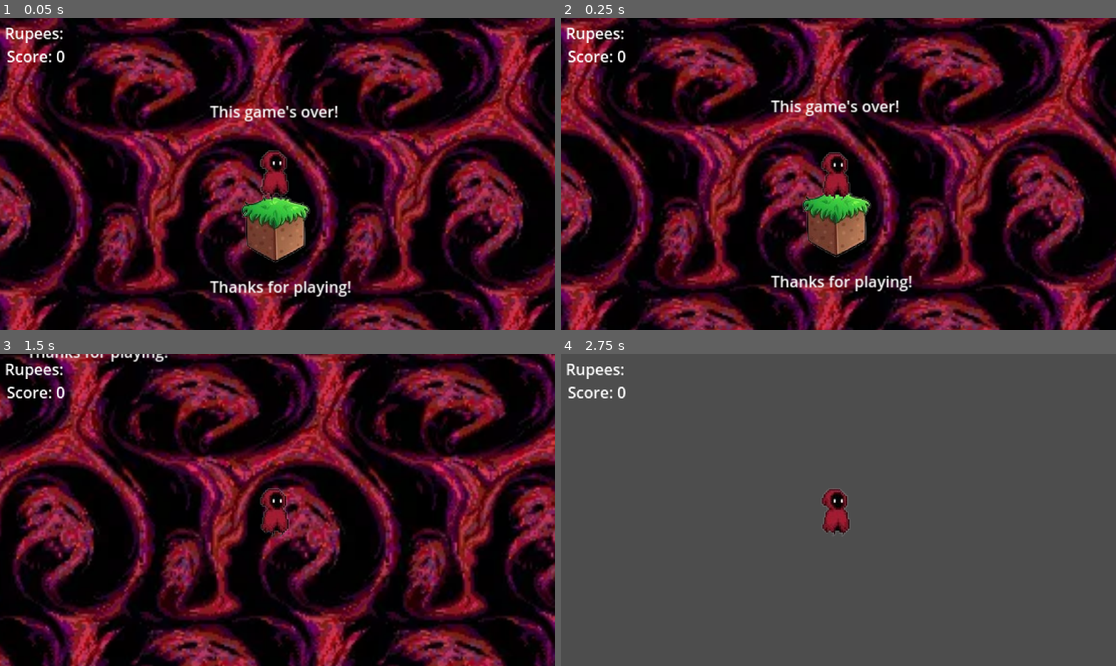
Above: before the commit, frames 1-4 (two rows, left to right).
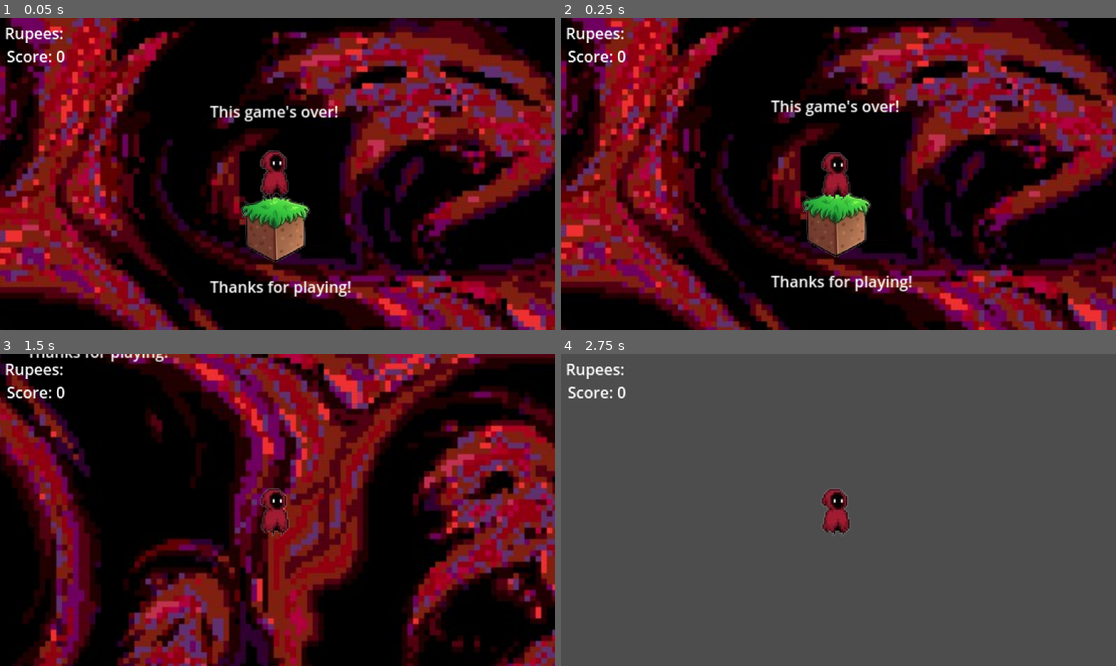
Above: after the commit, the same moments.

Repository: juan-hernandez-96/Final-Project
Game: Godot game, scene res://Scenes/nivel3.tscn
The game is run twice, just before and just after one commit, with the same random seed, the same clock (stepped at 60 frames per second) and the same inputs. This scene is started directly instead of the project's main scene.
Inputs:
- Up to frame 1 (0.05 s): no input
- Up to frame 2 (0.25 s): no input
- Up to frame 3 (1.5 s): hold Right (ui_right) from 0.53 s (still down); tap Up (ui_up) at 0.77 s
- Up to frame 4 (2.75 s): tap Up (ui_up) at 1.52 s; release Right (ui_right) at 2.03 s; hold Left (ui_left) from 2.03 s (still down)

The runs differ from the first frame. In frame 1, 75% of the frame differs, in the area x 0-100%, y 0-100%; in frame 2, 75%; in frame 3, 73%; in frame 4, nothing differs.

Commit message:
Nivel-final

Diff:
--- a/Scenes/nivel3.tscn
+++ b/Scenes/nivel3.tscn
@@ -1,7 +1,7 @@
 [gd_scene load_steps=6 format=3 uid="uid://caqgml187ij1b"]
 
-[ext_resource type="Texture2D" uid="uid://imqnvg075f51" path="res://Images/gygas.webp" id="1_bw2je"]
 [ext_resource type="AudioStream" uid="uid://bvmt8rvndviwj" path="res://Music/Sonic music.mp3" id="2_28t4s"]
+[ext_resource type="Texture2D" uid="uid://4n8ao2ugm8nf" path="res://Images/gygas.jpg" id="2_x8gd2"]
 [ext_resource type="PackedScene" uid="uid://b8576j60qiof1" path="res://Scenes/block.tscn" id="4_28t4s"]
 [ext_resource type="PackedScene" uid="uid://ckxad18w3ww7g" path="res://Scenes/mega.tscn" id="5_x8gd2"]
 
@@ -16,14 +16,14 @@
 autoplay = true
 
 [node name="Sprite2D" type="Sprite2D" parent="."]
-position = Vector2(-1002, 169)
-scale = Vector2(1.99592, 2.1165)
-texture = ExtResource("1_bw2je")
+position = Vector2(-1157, -18)
+scale = Vector2(1.44588, 1.47029)
+texture = ExtResource("2_x8gd2")
 
 [node name="Area2D" type="Area2D" parent="."]
 
 [node name="CollisionShape2D" type="CollisionShape2D" parent="Area2D"]
-position = Vector2(391.5, 431.5)
+position = Vector2(-1221, 507)
 shape = SubResource("RectangleShape2D_sluur")
 
 [node name="dirtblock" parent="." instance=ExtResource("4_28t4s")]
Binary file added: images/gygas.jpg
Not shown, changed: images/gygas.jpg.import
Binary file removed: images/gygas.webp
